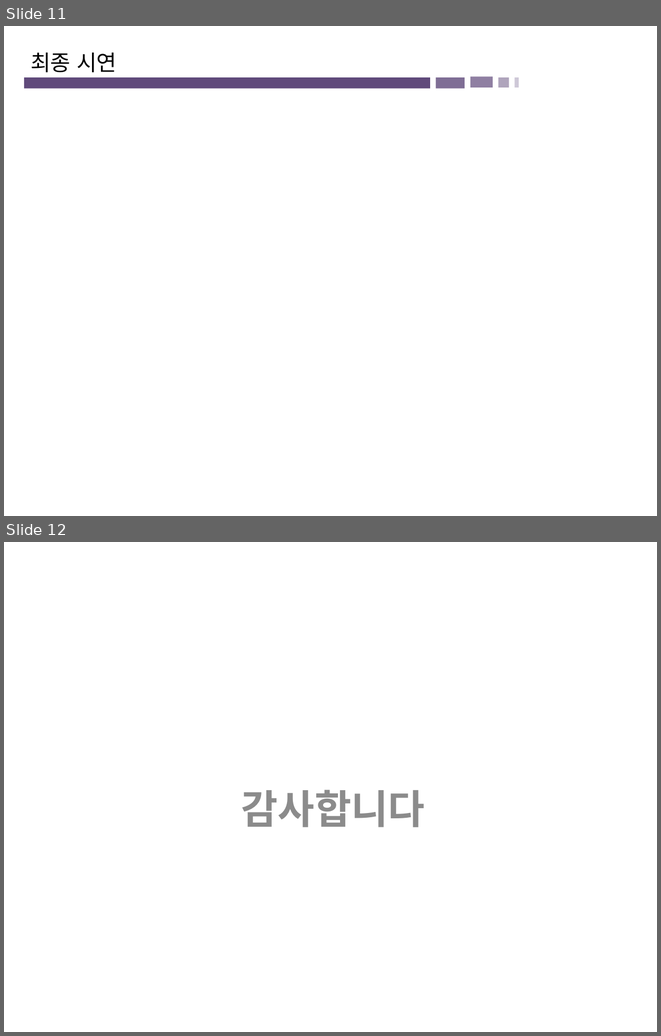
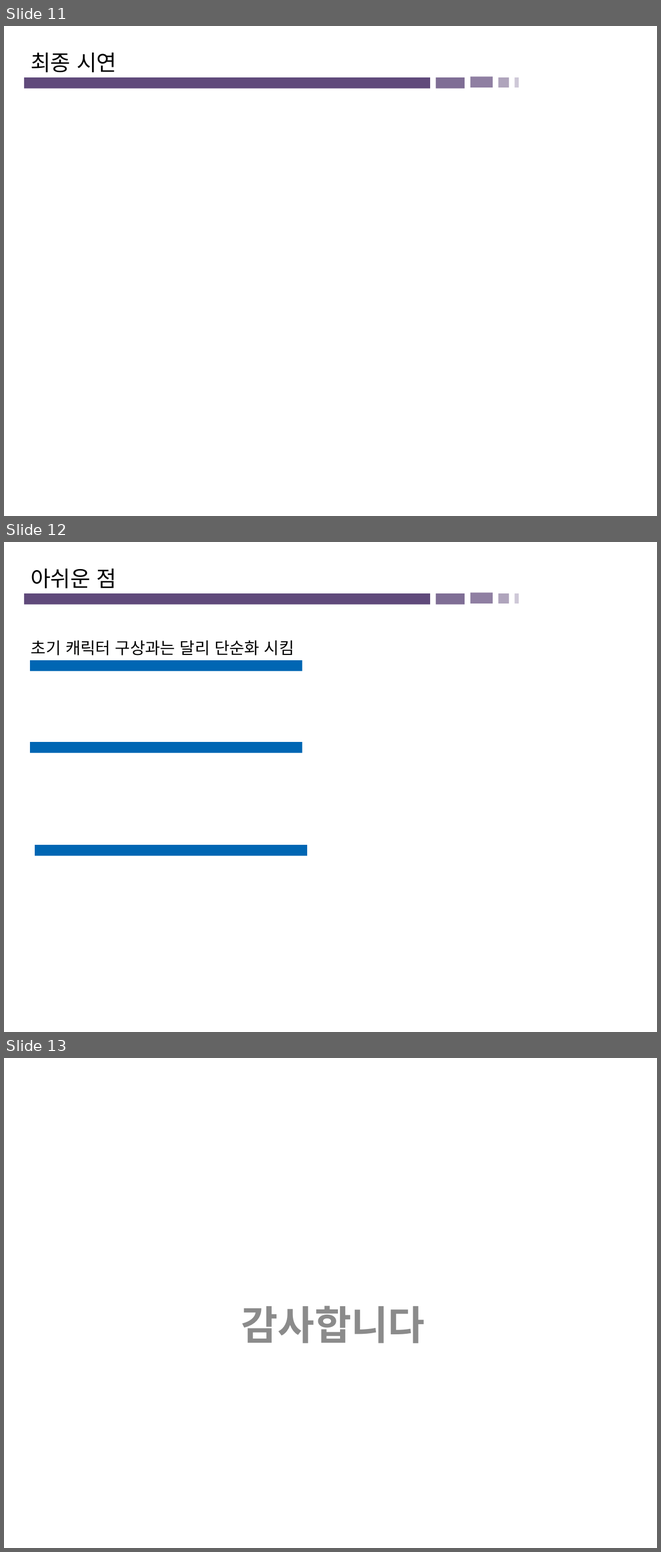
Before and after one commit to Brogi/TeamProject_Team5, a slide deck: Teamreport.odp. Shown one above the other, each under a label of ours: slides 11 and 12 before the commit, slides 11, 12 and 13 after it. The pictures are 661x1036 and 661x1552 pixels, drawn with LibreOffice and Linux fonts; fonts in the diff are those of the drawing. Boxes give left, top, right and bottom in pixels: in the first picture for what was removed or moved away, otherwise in the second. Text is boxed around its words. In the diff, an @@ line names an element or a change of style, - is before the commit and + after.

```diff
--- a/Teamreport.odp
+++ b/Teamreport.odp
@@ slide 12 added at bbox=[4, 542, 657, 1032], background #FFFFFF @@
@@ text added at bbox=[30, 568, 117, 589], 24 pt, text #000000 @@
+아쉬운 점
@@ rectangle added at bbox=[24, 593, 430, 605], fill #604A7B @@
@@ rectangle added at bbox=[435, 593, 465, 605], fill #604A7B at 80% opacity @@
@@ rectangle added at bbox=[470, 593, 493, 604], fill #604A7B at 70% opacity @@
@@ rectangle added at bbox=[498, 593, 509, 603], fill #604A7B at 50% opacity @@
@@ rectangle added at bbox=[514, 593, 519, 603], fill #604A7B at 30% opacity @@
@@ text added at bbox=[31, 640, 294, 655], 18 pt, text #000000 @@
+초기 캐릭터 구상과는 달리 단순화 시킴
@@ rectangle added at bbox=[30, 660, 302, 671], fill #0066B3 @@
@@ rectangle added at bbox=[30, 742, 302, 753], fill #0066B3 @@
@@ rectangle added at bbox=[35, 845, 307, 856], fill #0066B3 @@
@@ what was slide 12 is now slide 13 @@
```
Also in this commit, not shown: 3 slides changed.
